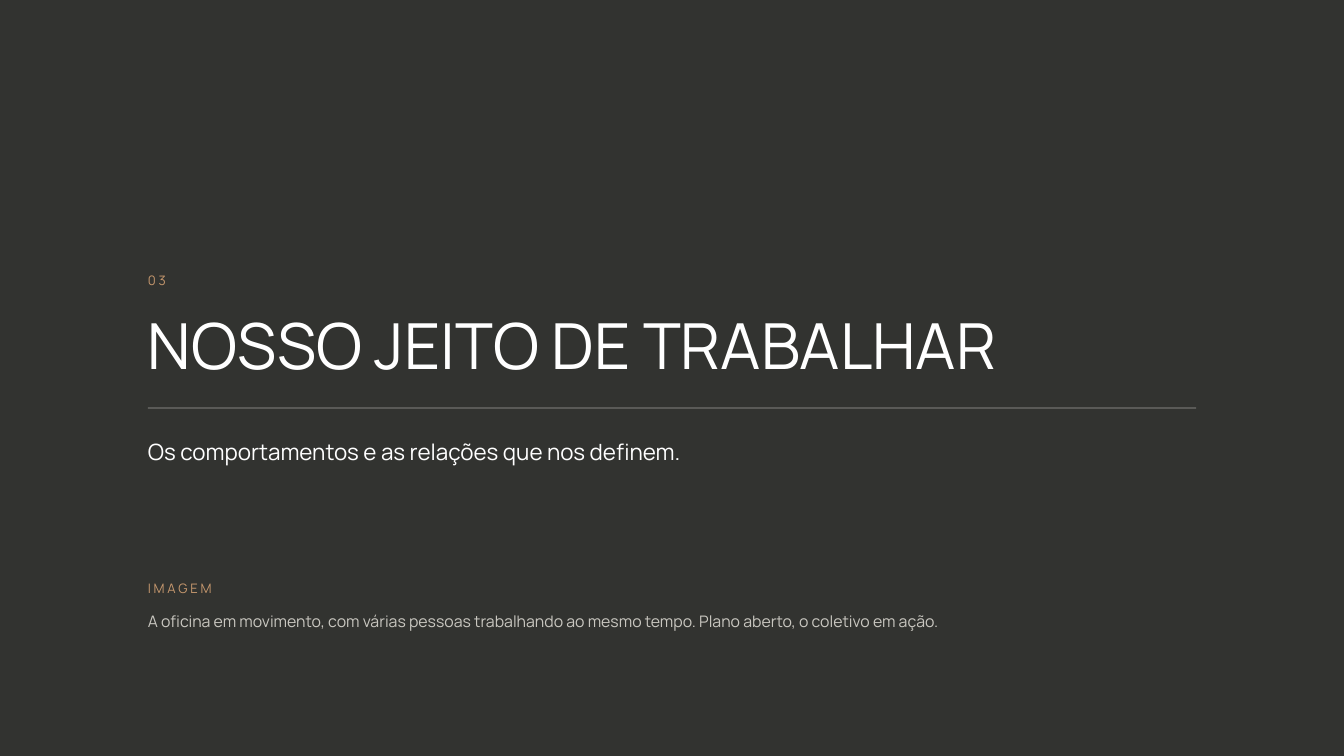
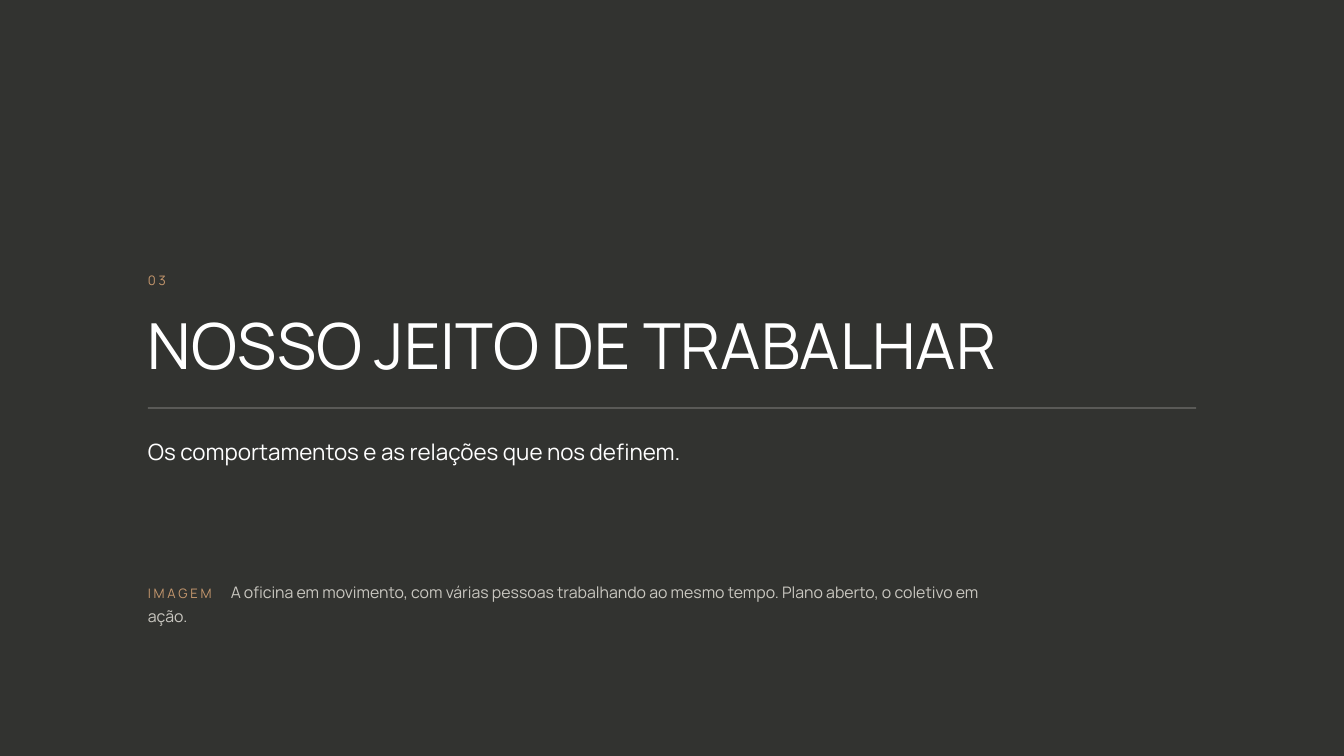
Before and after one commit to kellyalbertkabrand/Apresentacao_Revelacao_de_Essencia, a slide deck: slide 13 of clientes/flavia-muccelin/Cultura-Organizacional-Forma-e-My-Home.pptx. Drawn at 1344x756 pixels with LibreOffice and Linux fonts; fonts in the diff are those of the drawing; background and template pictures are left out; a plain dark background stands for a picture behind light text. Boxes give left, top, right and bottom in pixels: in the first picture for what was removed or moved away, otherwise in the second. Text is boxed around its words. In the diff, an @@ line names an element or a change of style, - is before the commit and + after.

```diff
--- a/clientes/flavia-muccelin/Cultura-Organizacional-Forma-e-My-Home.pptx
+++ b/clientes/flavia-muccelin/Cultura-Organizacional-Forma-e-My-Home.pptx
@@ text at [148, 585, 979, 602]: text changed @@
-A oficina em movimento, com várias pessoas trabalhando ao mesmo tempo. Plano aberto, o coletivo em ação.
+IMAGEM A oficina em movimento, com várias pessoas trabalhando ao mesmo tempo. Plano aberto, o coletivo em ação.
@@ text removed at [148, 583, 212, 593] @@
-IMAGEM
```
Also in this commit, not shown: 5 other slides changed, 19 other files.
